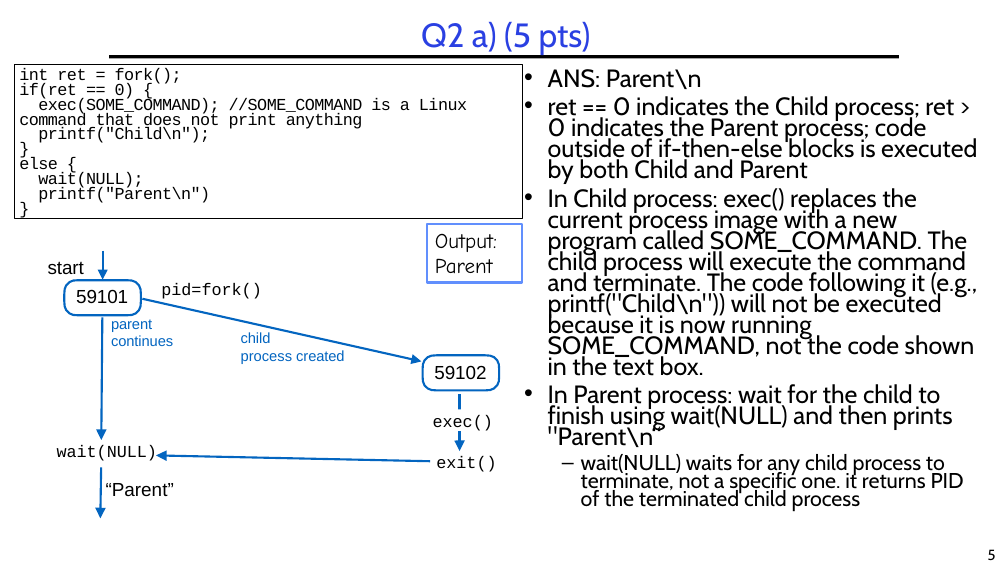
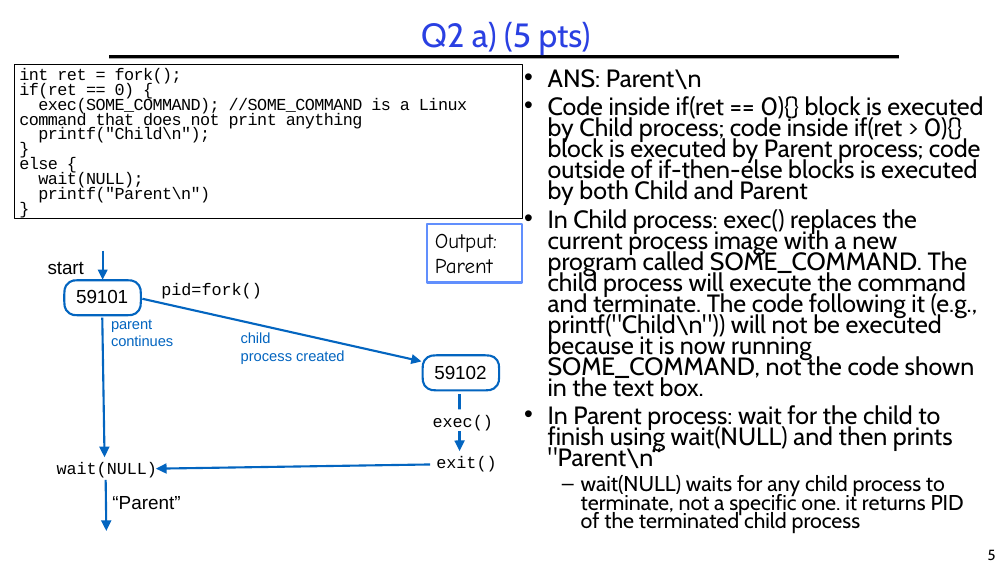
Before and after one commit to guhofstra/CSC256Fa25, a slide deck: slide 5 of PPTs/Exam/CSC112 MidtermExam Sp2025.pptx. Drawn at 1008x567 pixels with LibreOffice and Linux fonts; fonts in the diff are those of the drawing. Boxes give left, top, right and bottom in pixels: in the first picture for what was removed or moved away, otherwise in the second. Text is boxed around its words. In the diff, an @@ line names an element or a change of style, - is before the commit and + after.

```diff
--- a/PPTs/Exam/CSC112 MidtermExam Sp2025.pptx
+++ b/PPTs/Exam/CSC112 MidtermExam Sp2025.pptx
@@ text at (x1=548, y1=96, x2=983, y2=205): text changed @@
-• ret == 0 indicates the Child process; ret > 0 indicates the Parent process; code outside of if-then-else blocks is executed by both Child and Parent
+• Code inside if(ret == 0){} block is executed by Child process; code inside if(ret > 0){} block is executed by Parent process; code outside of if-then-else blocks is executed by both Child and Parent
@@ freeform shape resized from (x1=77, y1=317, x2=128, y2=440) to (x1=76, y1=318, x2=131, y2=458) @@
@@ freeform shape at (x1=156, y1=417, x2=430, y2=517): rotation 170 to 168 degrees; outline redrawn @@
@@ text "wait(NULL)" moved from (x1=57, y1=445, x2=157, y2=461) to (x1=57, y1=462, x2=157, y2=478) @@
@@ freeform shape at (x1=95, y1=480, x2=117, y2=531): rotation 78 to 77 degrees; outline redrawn @@
@@ text "“Parent”" moved from (x1=106, y1=483, x2=174, y2=497) to (x1=112, y1=496, x2=180, y2=510) @@
```
Also in this commit, not shown: 1 other slide changed, 2 other files.
